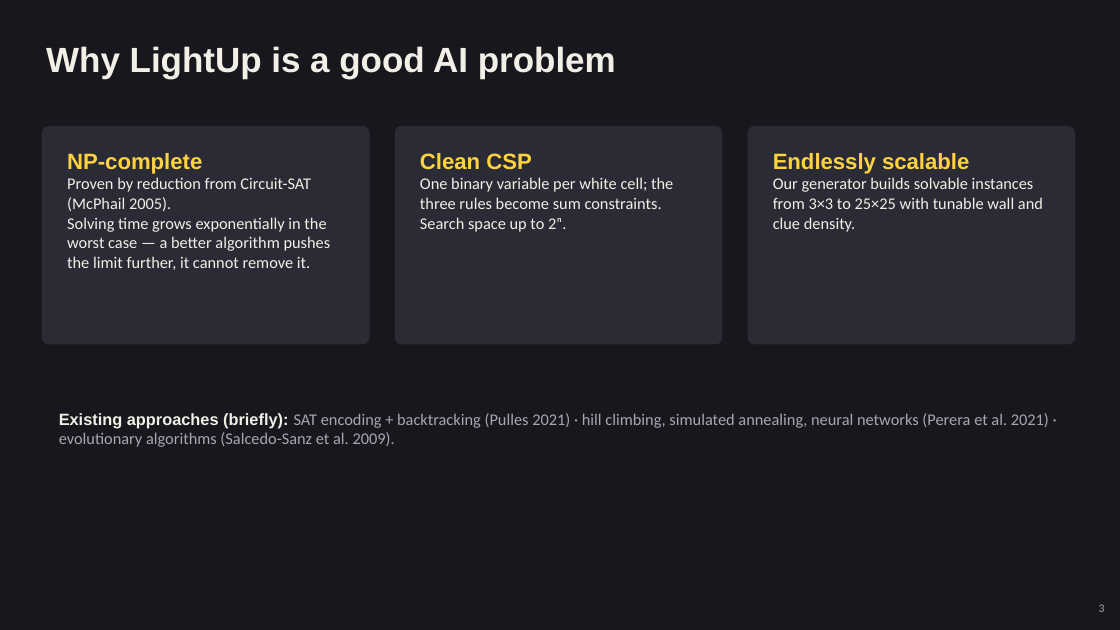
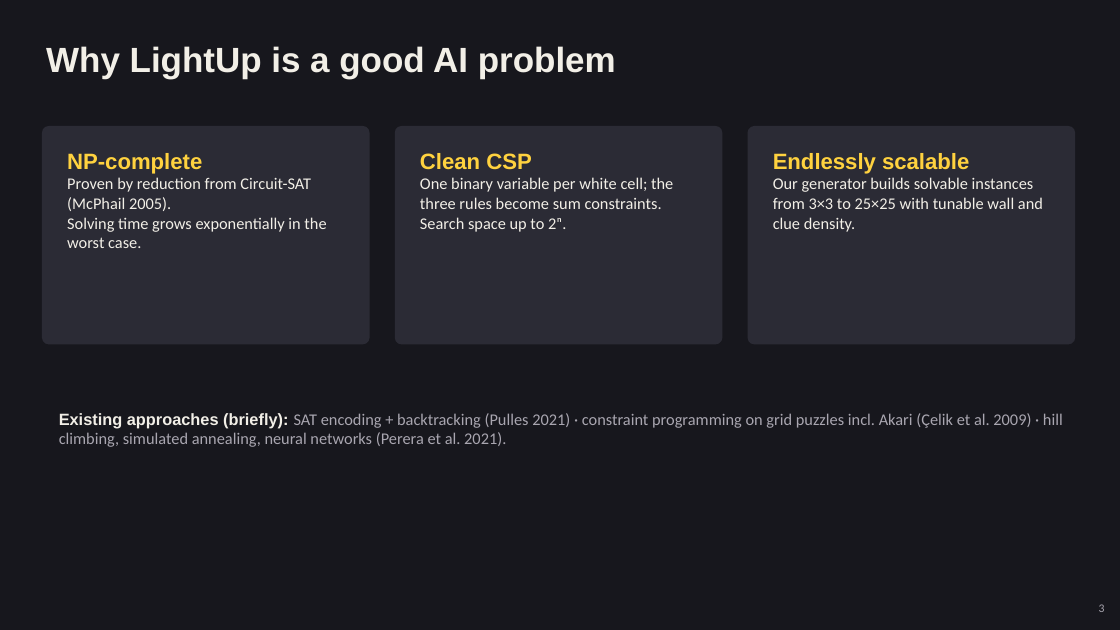
Before and after one commit to AnnieBaghumyan/LightUp, a slide deck: slide 3 of docs/presentation.pptx. Drawn at 1120x630 pixels with LibreOffice and Linux fonts; fonts in the diff are those of the drawing. Boxes give left, top, right and bottom in pixels: in the first picture for what was removed or moved away, otherwise in the second. Text is boxed around its words. In the diff, an @@ line names an element or a change of style, - is before the commit and + after.

```diff
--- a/docs/presentation.pptx
+++ b/docs/presentation.pptx
@@ text at [67, 217, 326, 248]: text changed @@
-Solving time grows exponentially in the worst case — a better algorithm pushes the limit further, it cannot remove it.
+Solving time grows exponentially in the worst case.
@@ text at [59, 413, 1063, 447]: text changed @@
-Existing approaches (briefly): SAT encoding + backtracking (Pulles 2021) · hill climbing, simulated annealing, neural networks (Perera et al. 2021) · evolutionary algorithms (Salcedo-Sanz et al. 2009).
+Existing approaches (briefly): SAT encoding + backtracking (Pulles 2021) · constraint programming on grid puzzles incl. Akari (Çelik et al. 2009) · hill climbing, simulated annealing, neural networks (Perera et al. 2021).
```
Also in this commit, not shown: 3 other files.
